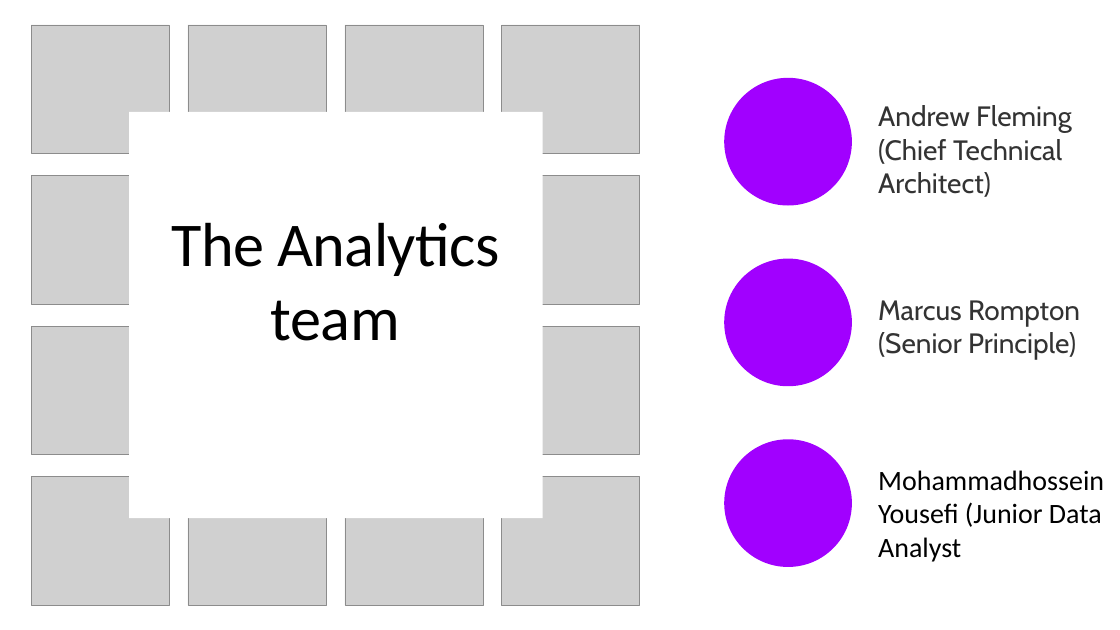
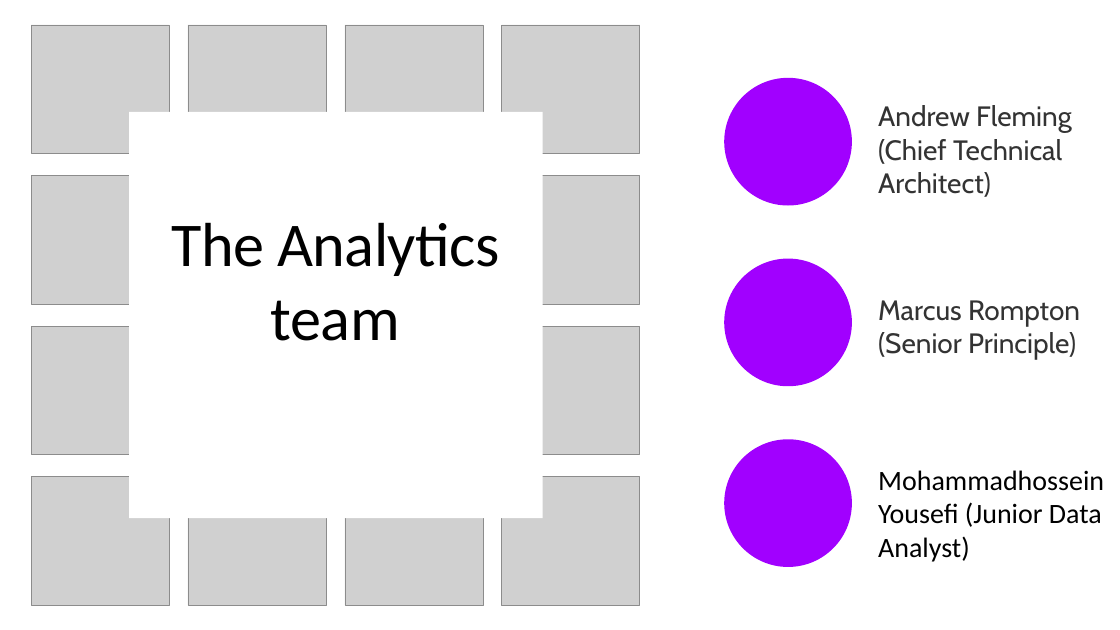
Before and after one commit to NickJussefi/Data-Driven-Insights-to-What-s-Hot, a slide deck: slide 5 of Data Analytics template - Task 3_final.pptx. Drawn at 1120x630 pixels with LibreOffice and Linux fonts; fonts in the diff are those of the drawing; grey boxes stand for pictures. Boxes give left, top, right and bottom in pixels: in the first picture for what was removed or moved away, otherwise in the second. Text is boxed around its words. In the diff, an @@ line names an element or a change of style, - is before the commit and + after.

```diff
--- a/Data Analytics template - Task 3_final.pptx
+++ b/Data Analytics template - Task 3_final.pptx
@@ text at (878, 470, 1104, 562): text changed @@
-Mohammadhossein Yousefi (Junior Data Analyst
+Mohammadhossein Yousefi (Junior Data Analyst)
```
Also in this commit, not shown: 4 other slides changed, 1 slide added.
